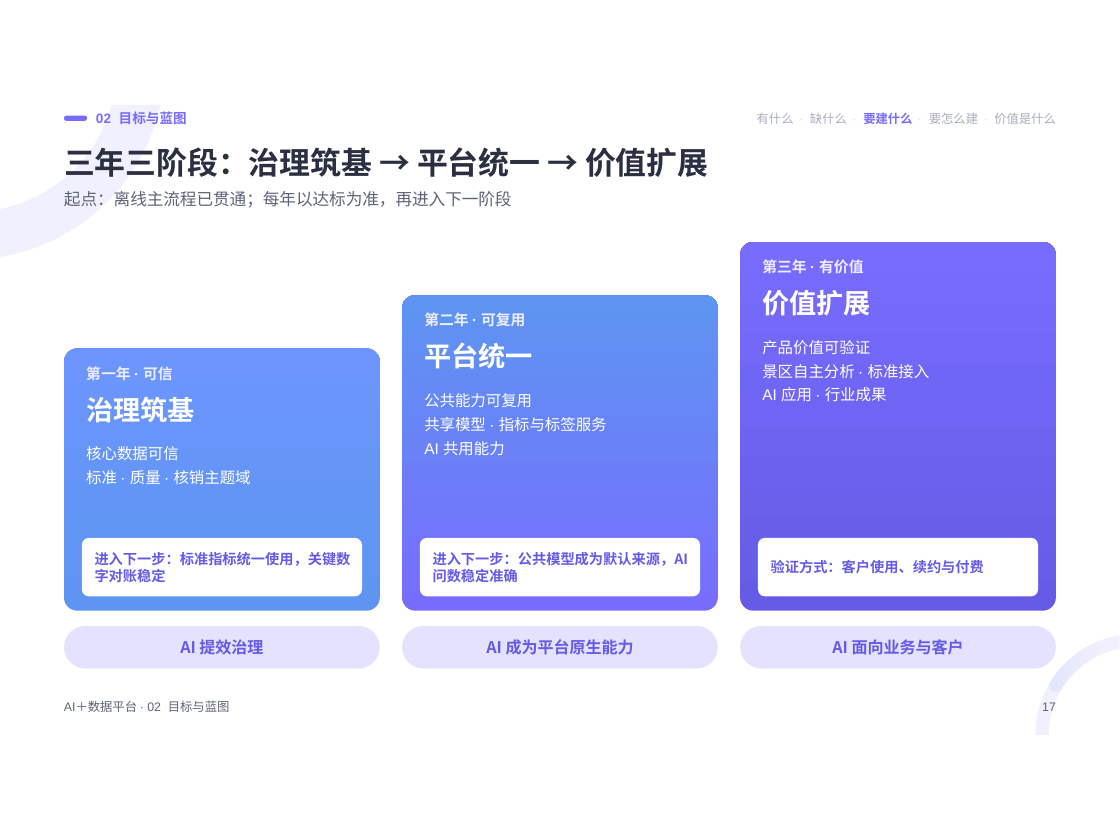
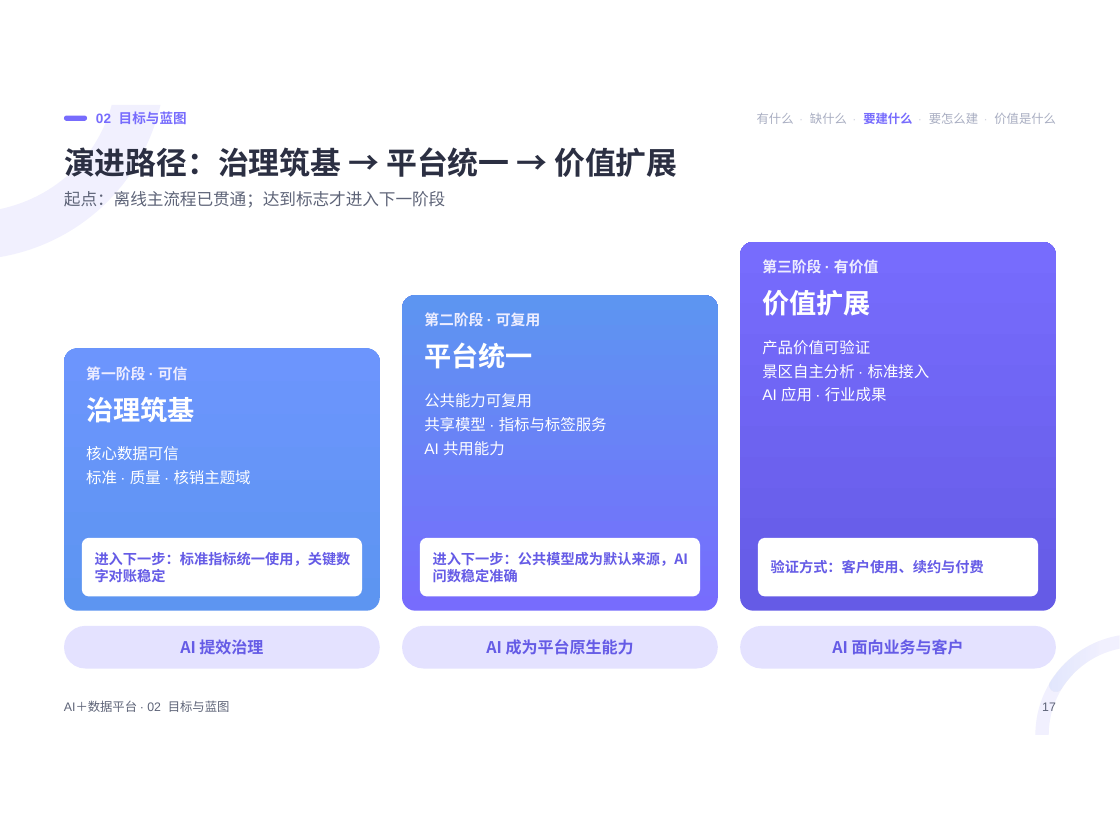
Before and after one commit to keanying/relevance, a slide deck: slide 17 of AI＋数据平台.pptx. Drawn at 1120x840 pixels with LibreOffice and Linux fonts; fonts in the diff are those of the drawing. Boxes give left, top, right and bottom in pixels: in the first picture for what was removed or moved away, otherwise in the second. Text is boxed around its words. In the diff, an @@ line names an element or a change of style, - is before the commit and + after.

```diff
--- a/AI＋数据平台.pptx
+++ b/AI＋数据平台.pptx
@@ title at (64,147,677,177): text changed @@
-三年三阶段：治理筑基 → 平台统一 → 价值扩展
+演进路径：治理筑基 → 平台统一 → 价值扩展
@@ text at (64,191,445,208): text changed @@
-起点：离线主流程已贯通；每年以达标为准，再进入下一阶段
+起点：离线主流程已贯通；达到标志才进入下一阶段
@@ text at (762,259,878,273): text changed @@
-第三年 · 有价值
+第三阶段 · 有价值
@@ text at (424,312,540,327): text changed @@
-第二年 · 可复用
+第二阶段 · 可复用
@@ text at (86,366,188,381): text changed @@
-第一年 · 可信
+第一阶段 · 可信
```
Also in this commit, not shown: 13 other slides changed, 1 other file.
